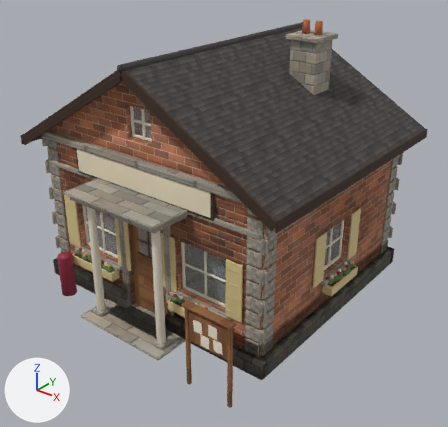
Before and after pictures for a commit that changed the glTF model art/world_assets/town_buildings/office/out/building_office.glb.
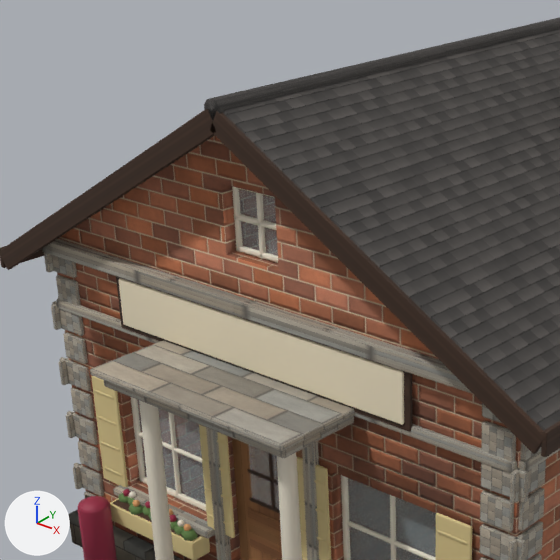
There are two pictures of each version: one whole from a 50 mm lens placed at (7.74, -9.76, 7.42), pointed at (0.44, -0.64, 1.76), one close up on the part from 5% to 63% of the width and 4% to 66% of the height. Every picture has the same lights, and +X, +Y and +Z are marked at lower left. The last two pictures show the newer version. Vertices at exactly the same position are counted once.

Objects in the first close-up: 'base', 'door', 'roof', 'wall_front', 'wall_left', 'wall_right' and 1 more.
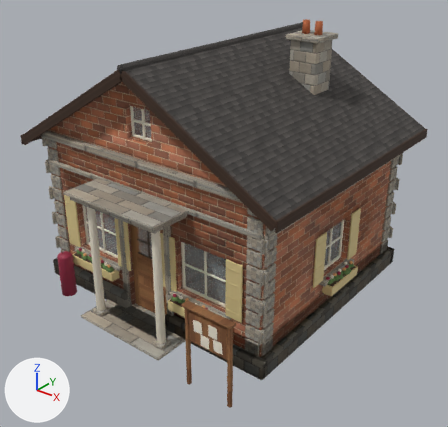
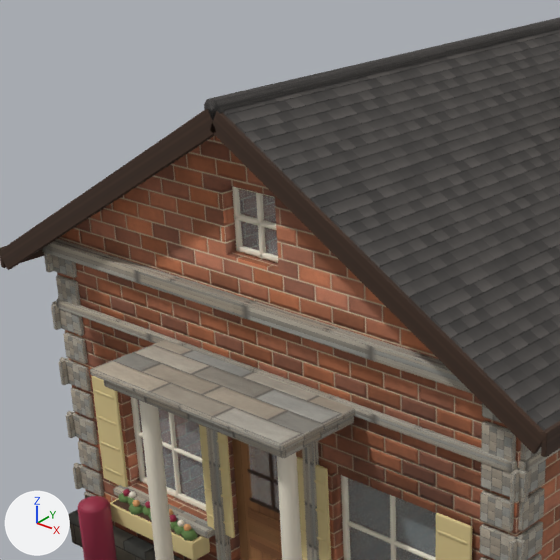
Boxes (x1, y1, x2, y2) around the edits, measured in the close-ups (560 x 560 px):
part 1 of me_building_office_wall_front, deleted: before (116, 276, 413, 432)
part 2 of me_building_office_wall_front, deleted: before (119, 278, 404, 425)

The change, as a diff of the scene's bpy script:
```diff
--- a/art/world_assets/town_buildings/office/out/building_office.glb.py
+++ b/art/world_assets/town_buildings/office/out/building_office.glb.py
@@ me_building_office_wall_front @@
 # used by ob_wall_front; location = (0.0, 0.0, 0.0)
-me_building_office_wall_front.from_pydata(...)  # 2636 vertices, 4850 faces; spans x -2.9..2.9, y -3.41..-2.3, z -0.03..5.0
+me_building_office_wall_front.from_pydata(...)  # 2588 vertices, 4762 faces; spans x -2.9..2.9, y -3.41..-2.3, z -0.03..5.0
+# me_building_office_wall_front part 1: the loose piece of 24 vertices spanning x -1.76..1.76, y -2.57..-2.53, z 2.74..3.3 is deleted
+# me_building_office_wall_front part 2: the loose piece of 24 vertices spanning x -1.7..1.7, y -2.59..-2.53, z 2.79..3.25 is deleted
 me_building_office_wall_front.materials.append(mat_walls_office)
@@ me_building_office_wall_front @@
 me_building_office_wall_front.materials.append(mat_bloom_c)
-me_building_office_wall_front.materials.append(mat_timber_office)  # picture img_timber_office
-me_building_office_wall_front.materials.append(mat_sign_office)  # beige #efe2c4
 me_building_office_wall_front.materials.append(mat_column)
```
